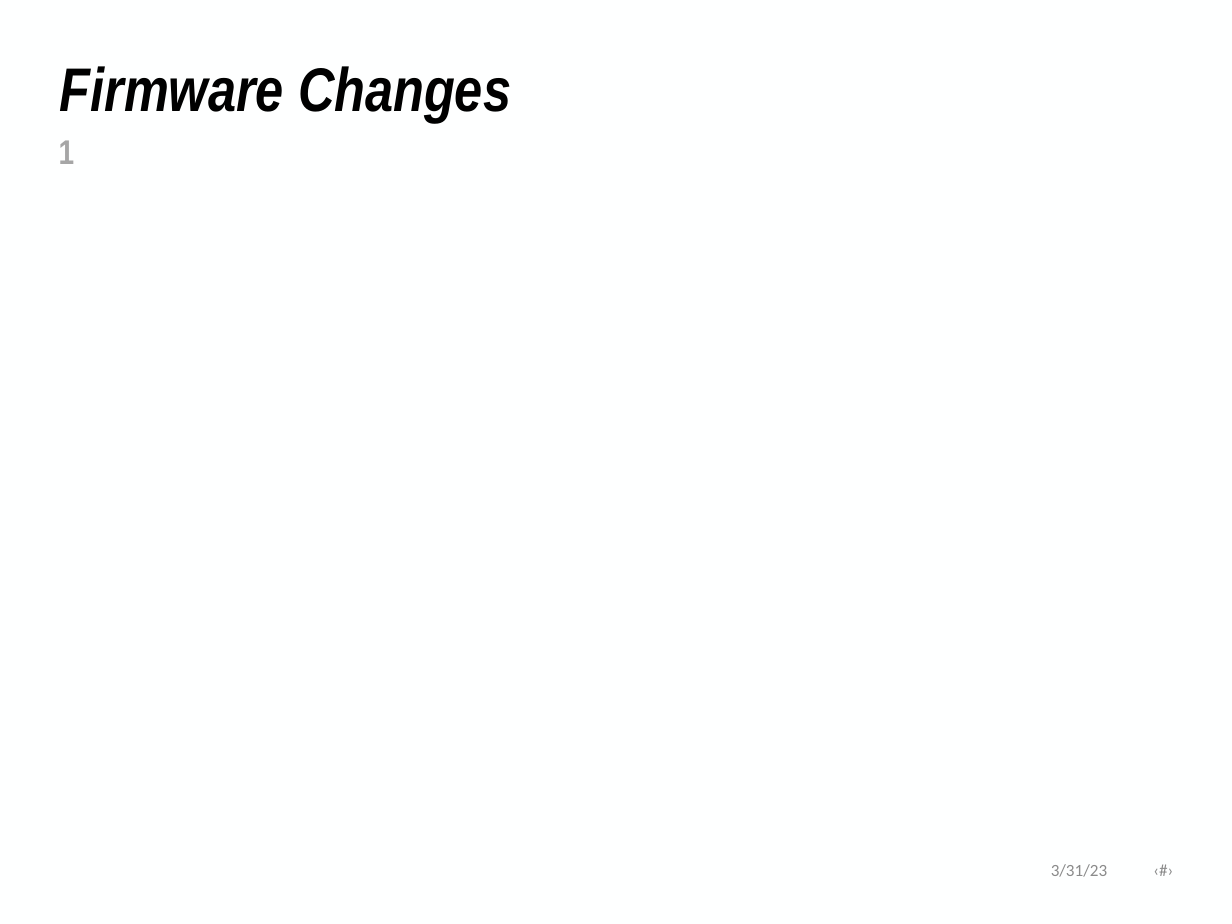
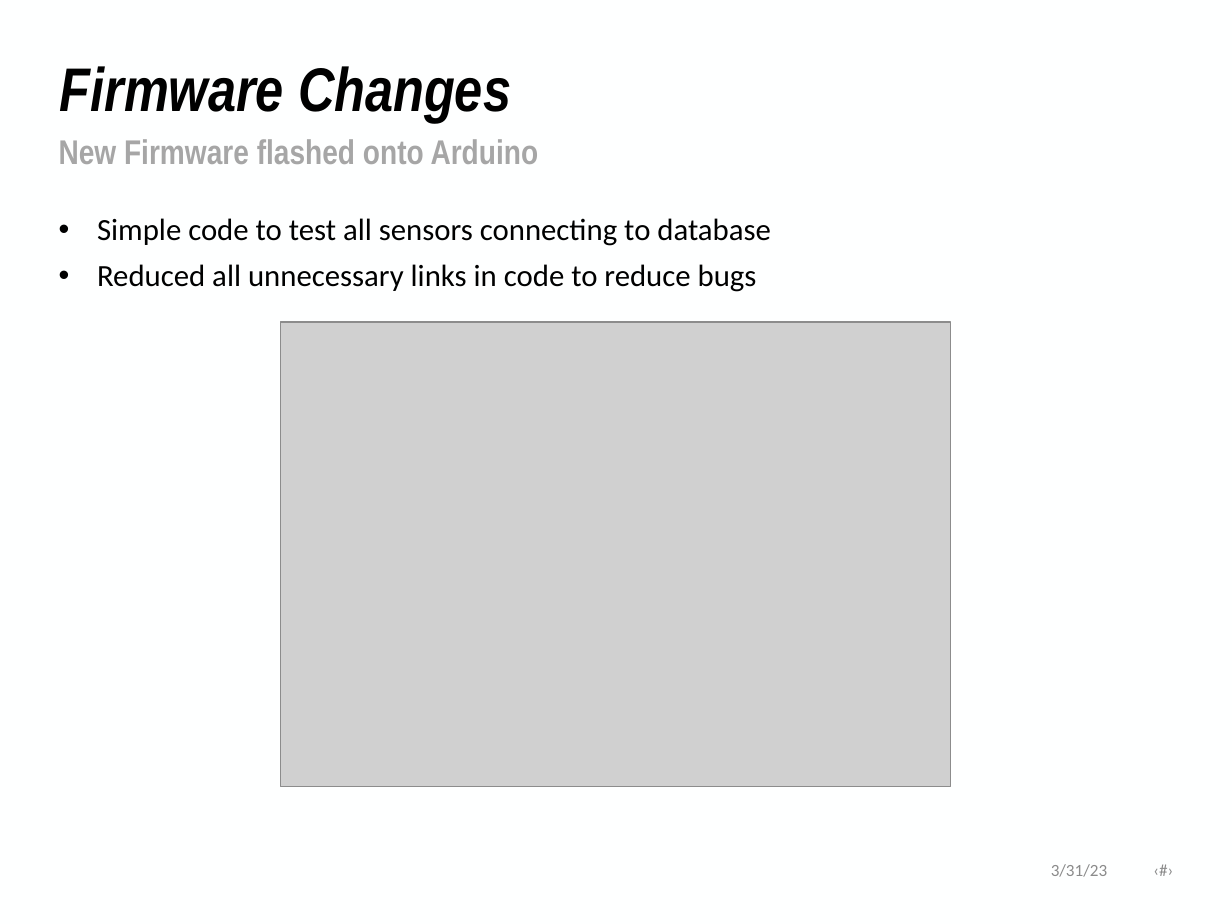
Before and after one commit to NHuang58/Biomedical_Device_PCB, a slide deck: slide 4 of Documentation/Slides/Weekly-Report-06-29-2026.pptx. Drawn at 1232x924 pixels with LibreOffice and Linux fonts; fonts in the diff are those of the drawing; grey boxes stand for pictures; background and template pictures are left out. Boxes give left, top, right and bottom in pixels: in the first picture for what was removed or moved away, otherwise in the second. Text is boxed around its words. In the diff, an @@ line names an element or a change of style, - is before the commit and + after.

```diff
--- a/Documentation/Slides/Weekly-Report-06-29-2026.pptx
+++ b/Documentation/Slides/Weekly-Report-06-29-2026.pptx
@@ text at box(59, 139, 539, 164): text changed @@
-1
+New Firmware flashed onto Arduino
@@ text added at box(97, 218, 771, 292), 18 pt, text #000000 @@
+• Simple code to test all sensors connecting to database
+• Reduced all unnecessary links in code to reduce bugs
@@ picture added at box(281, 322, 951, 786) @@
```
Also in this commit, not shown: 3 other slides changed, 2 slides added, 2 other files.
